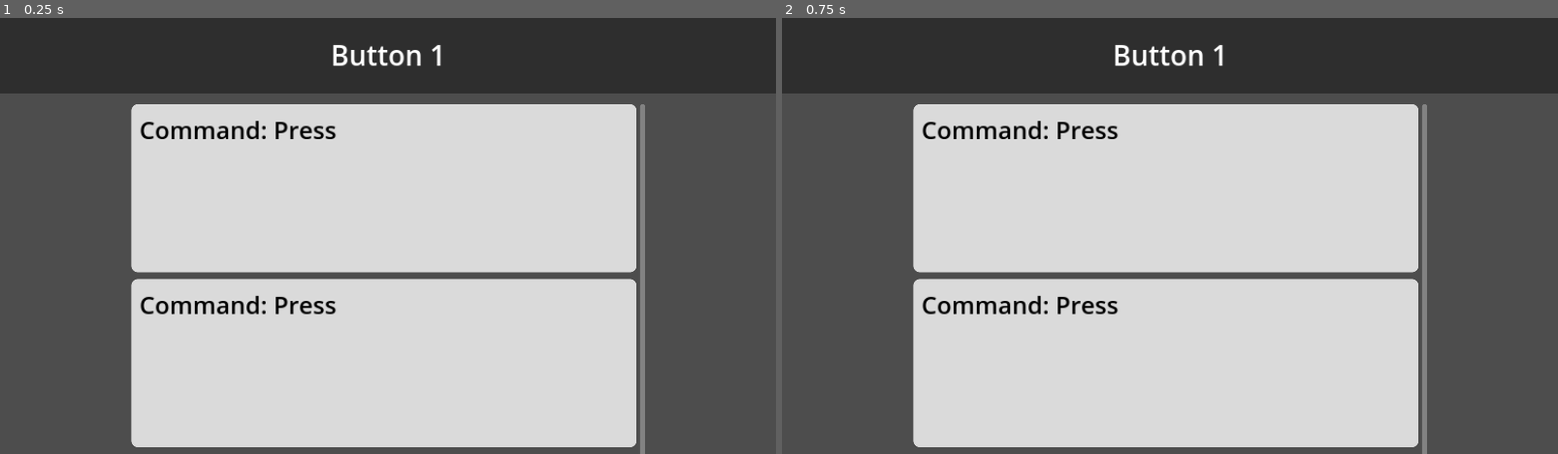
Above: before the commit, frames 1-2 (left to right).
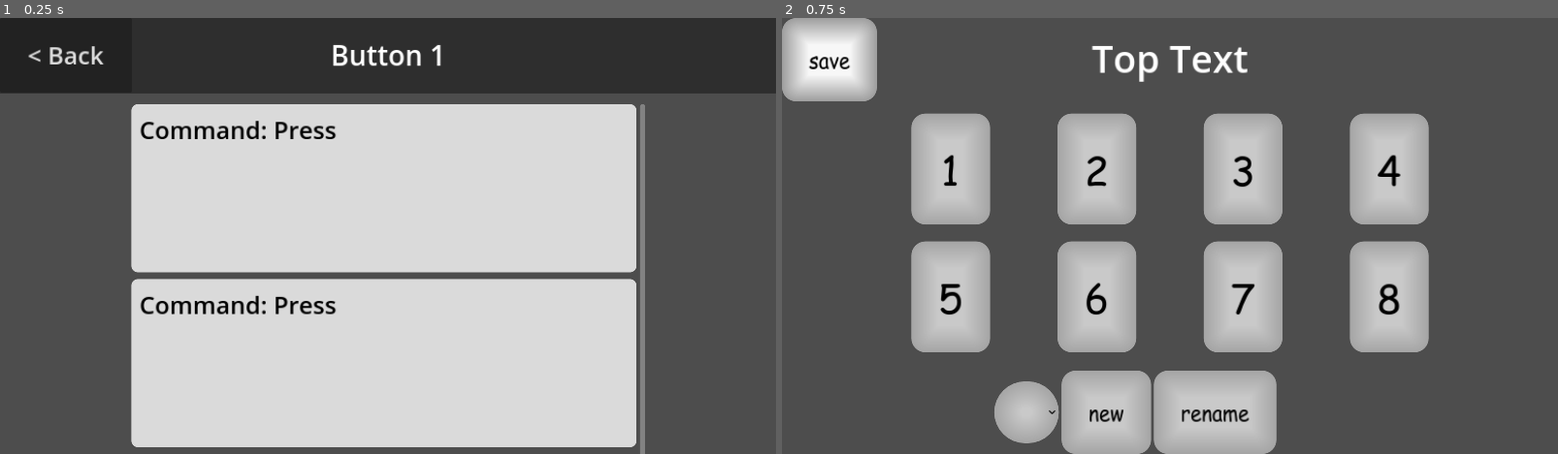
Above: after the commit, the same moments.

Repository: Lucasmoidel/stream-deck-ui
Game: Godot game, scene res://scenes/button_settings.tscn
The game is run twice, just before and just after one commit, with the same random seed, the same clock (stepped at 60 frames per second) and the same inputs. This scene is started directly instead of the project's main scene.
Inputs (mouse positions are in pixels of both pictures, inside the frame that each line leads up to):
- Up to frame 1 (0.25 s): no input
- Up to frame 2 (0.75 s): click (851, 57) at 0.5 s, where only the run after the commit has a clickable "< Back"

The runs differ from the first frame. In frame 1, 0.2% of the frame differs, in the area x 3-14%, y 6-11%; in frame 2, 64%, in the area x 0-100%, y 0-100%.
Error in both runs: Invalid access to property or key 'profiles' on a base object of type 'Nil'. (res://scripts/handle_commands.gd:9)

Commit message:
back

Diff:
--- a/scenes/button_settings.tscn
+++ b/scenes/button_settings.tscn
@@ -69,3 +69,12 @@
 text = "Button 1"
 horizontal_alignment = 1
 vertical_alignment = 1
+
+[node name="back" type="Button" parent="."]
+layout_mode = 0
+offset_right = 196.0
+offset_bottom = 111.0
+theme_override_font_sizes/font_size = 36
+text = "< Back"
+
+[connection signal="button_up" from="back" to="." method="_on_back_button_up"]
--- a/scripts/handle_commands.gd
+++ b/scripts/handle_commands.gd
@@ -13,3 +13,7 @@
 # Called every frame. 'delta' is the elapsed time since the previous frame.
 func _process(delta):
 	pass
+
+
+func _on_back_button_up():
+	get_tree().change_scene_to_file("uid://lh331jkwlfji")
